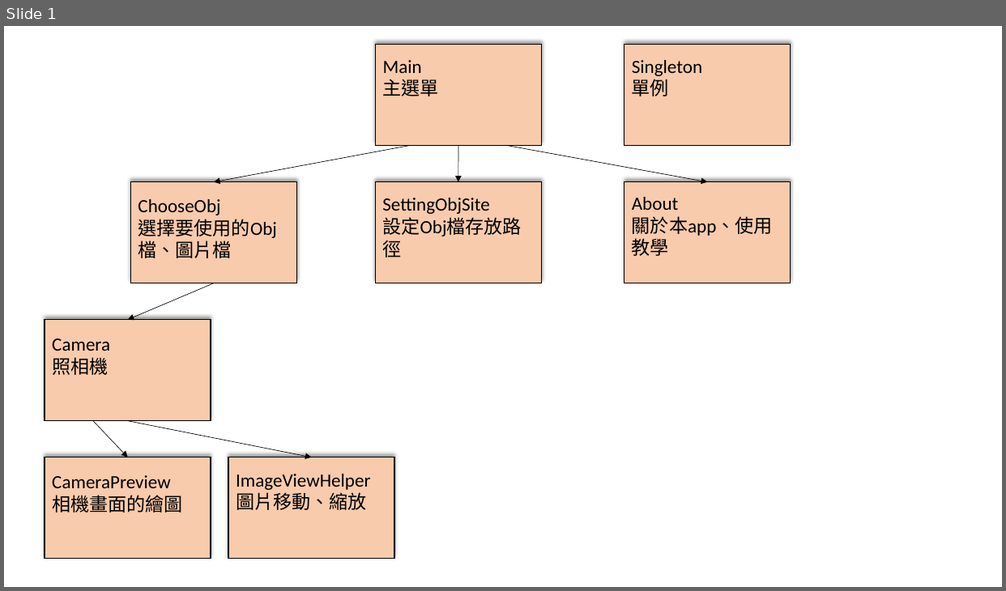
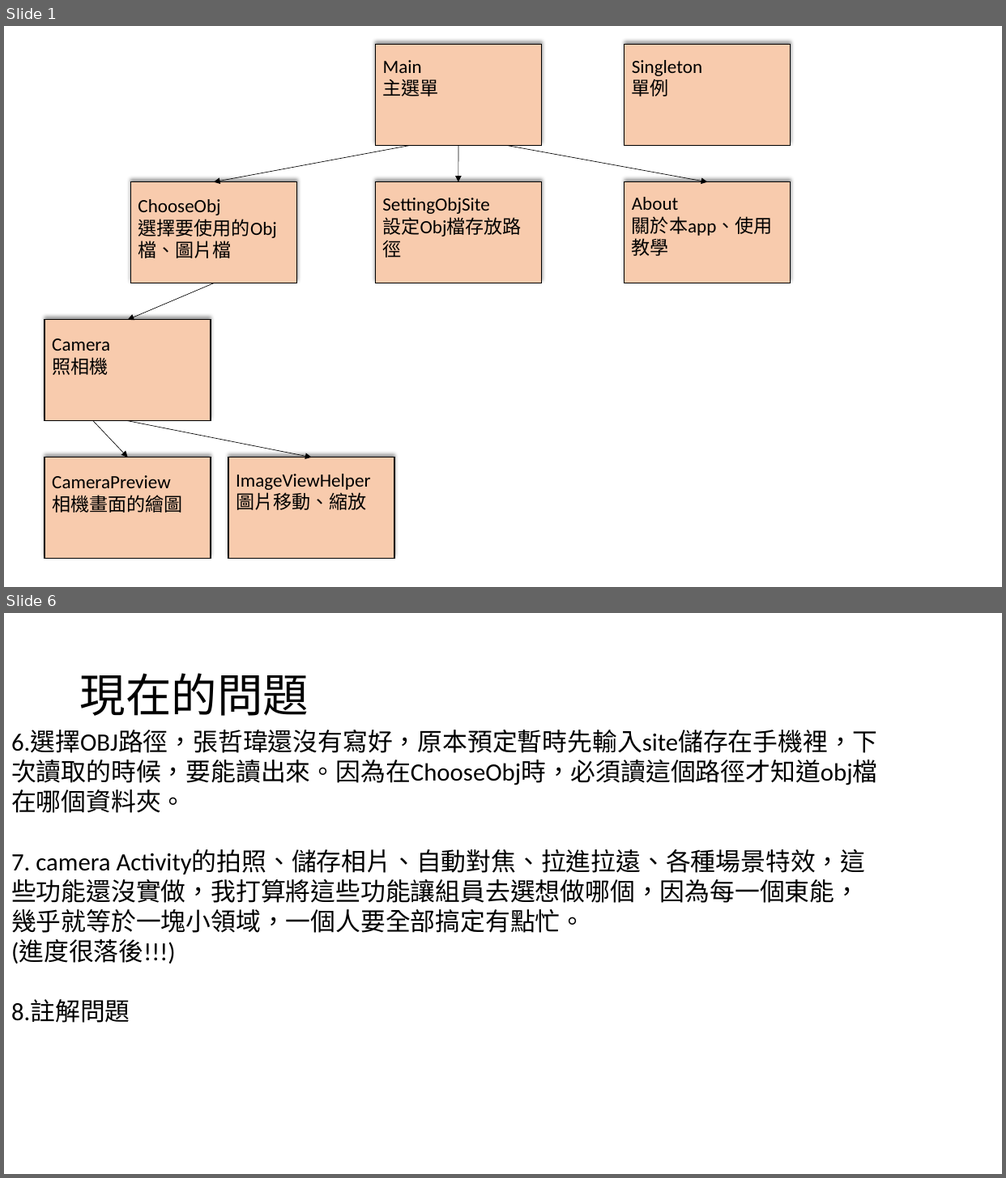
Before and after one commit to Heyyeyaaeyaaaeyaeyaa/baikaeshida, a slide deck: App組/App架構圖.pptx. Shown one above the other, each under a label of ours: slide 1 before the commit, slides 1 and 6 after it; the slides between them are not shown. The pictures are 1006x591 and 1006x1178 pixels, drawn with LibreOffice and Linux fonts; fonts in the diff are those of the drawing. Boxes give left, top, right and bottom in pixels: in the first picture for what was removed or moved away, otherwise in the second. Text is boxed around its words. In the diff, an @@ line names an element or a change of style, - is before the commit and + after.

Commit message:
[修改][app組]新增12/10(二)meeting內容
大偉提出app組問題的內容

```diff
--- a/App組/App架構圖.pptx
+++ b/App組/App架構圖.pptx
@@ slide 6 added at [4,613,1002,1174], background #FFFFFF @@
@@ title added at [80,673,309,716], 44 pt, text #000000 @@
+現在的問題
@@ text added at [11,730,878,1023], 24 pt, text #000000 @@
+6.選擇OBJ路徑，張哲瑋還沒有寫好，原本預定暫時先輸入site儲存在手機裡，下次讀取的時候，要能讀出來。因為在ChooseObj時，必須讀這個路徑才知道obj檔在哪個資料夾。
+7. camera Activity的拍照、儲存相片、自動對焦、拉進拉遠、各種場景特效，這些功能還沒實做，我打算將這些功能讓組員去選想做哪個，因為每一個東能，幾乎就等於一塊小領域，一個人要全部搞定有點忙。
+(進度很落後!!!)
+8.註解問題
```
Also in this commit, not shown: 1 slide changed, 3 other slides added.
